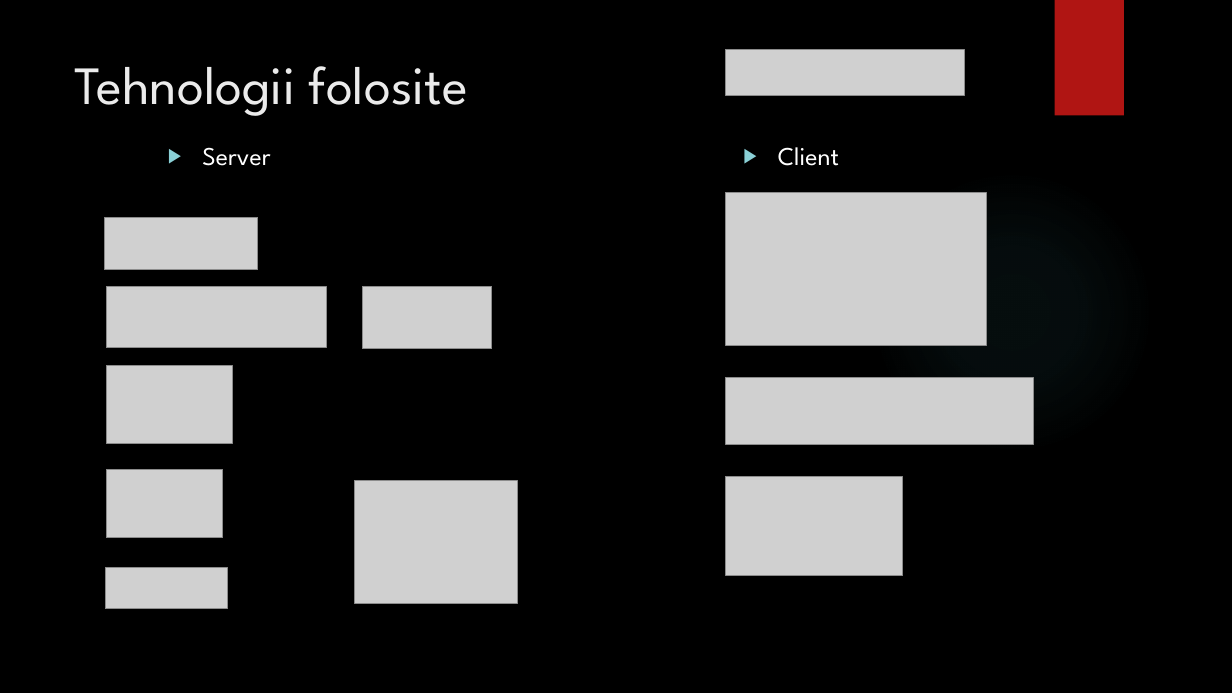
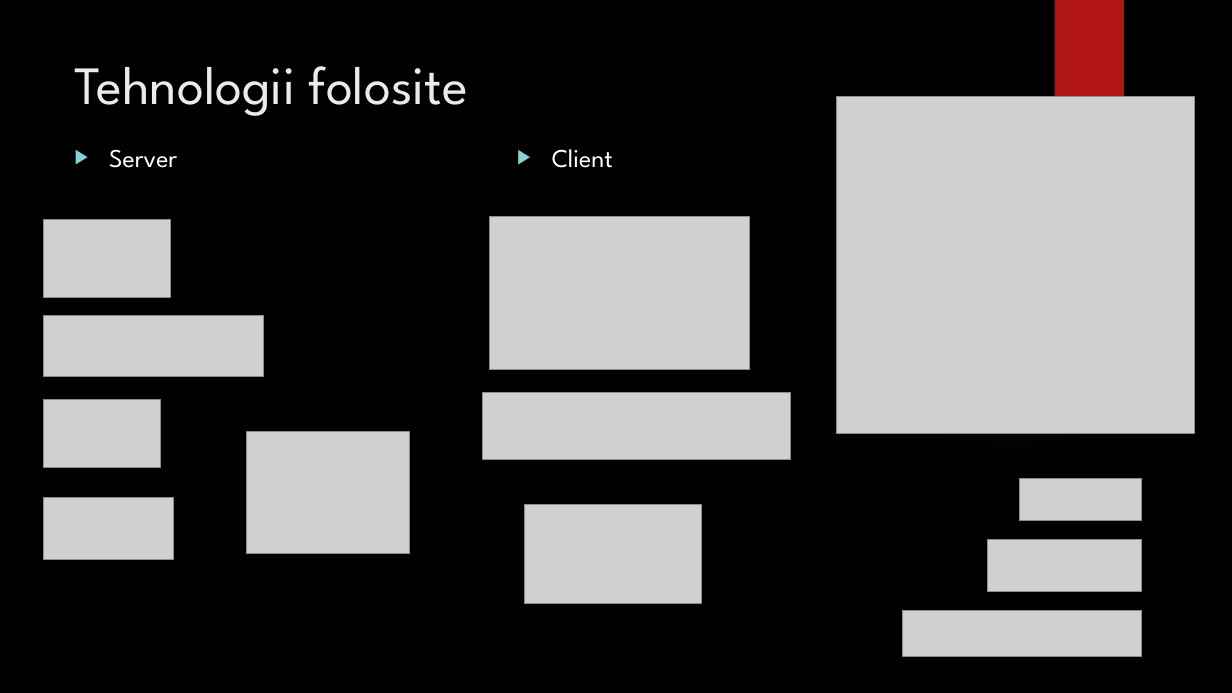
Before and after one commit to bogdanmatra/stoma, a slide deck: slide 13 of documentation/Prezentare_Licenta_Matragociu_Bogdan.pptx (slide 5 before the commit). Drawn at 1232x693 pixels with LibreOffice and Linux fonts; fonts in the diff are those of the drawing; grey boxes stand for pictures; background and template pictures are left out. Boxes give left, top, right and bottom in pixels: in the first picture for what was removed or moved away, otherwise in the second. Text is boxed around its words. In the diff, an @@ line names an element or a change of style, - is before the commit and + after.

```diff
--- a/documentation/Prezentare_Licenta_Matragociu_Bogdan.pptx
+++ b/documentation/Prezentare_Licenta_Matragociu_Bogdan.pptx
@@ picture added at (x1=837, y1=97, x2=1195, y2=434) @@
@@ text "Server" moved from (x1=202, y1=147, x2=270, y2=166) to (x1=109, y1=149, x2=177, y2=168) @@
@@ text "Client" moved from (x1=778, y1=147, x2=839, y2=166) to (x1=552, y1=149, x2=613, y2=168) @@
@@ picture moved from (x1=106, y1=366, x2=233, y2=444) to (x1=43, y1=220, x2=170, y2=298) @@
@@ picture moved from (x1=726, y1=192, x2=987, y2=345) to (x1=490, y1=216, x2=750, y2=369) @@
@@ picture moved from (x1=106, y1=287, x2=326, y2=348) to (x1=43, y1=316, x2=263, y2=377) @@
@@ picture moved from (x1=106, y1=470, x2=223, y2=538) to (x1=43, y1=400, x2=160, y2=469) @@
@@ picture moved from (x1=726, y1=377, x2=1034, y2=445) to (x1=482, y1=392, x2=790, y2=459) @@
@@ picture moved from (x1=355, y1=481, x2=518, y2=604) to (x1=247, y1=432, x2=409, y2=555) @@
@@ picture moved from (x1=105, y1=567, x2=227, y2=609) to (x1=1019, y1=479, x2=1141, y2=520) @@
@@ picture moved from (x1=362, y1=287, x2=492, y2=348) to (x1=43, y1=498, x2=173, y2=560) @@
@@ picture moved from (x1=726, y1=477, x2=903, y2=576) to (x1=524, y1=505, x2=701, y2=604) @@
@@ picture moved from (x1=104, y1=217, x2=258, y2=270) to (x1=988, y1=540, x2=1141, y2=592) @@
@@ picture moved from (x1=726, y1=50, x2=965, y2=96) to (x1=903, y1=611, x2=1141, y2=657) @@
```
Also in this commit, not shown: 8 other slides changed, 4 slides added, 2 slides removed, 1 other file.
